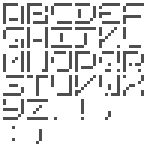
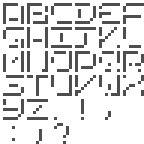
Comparing the layer stacks of the two 144x144 images. Changes:
painted on "More symbols" over [54, 123, 69, 144]
